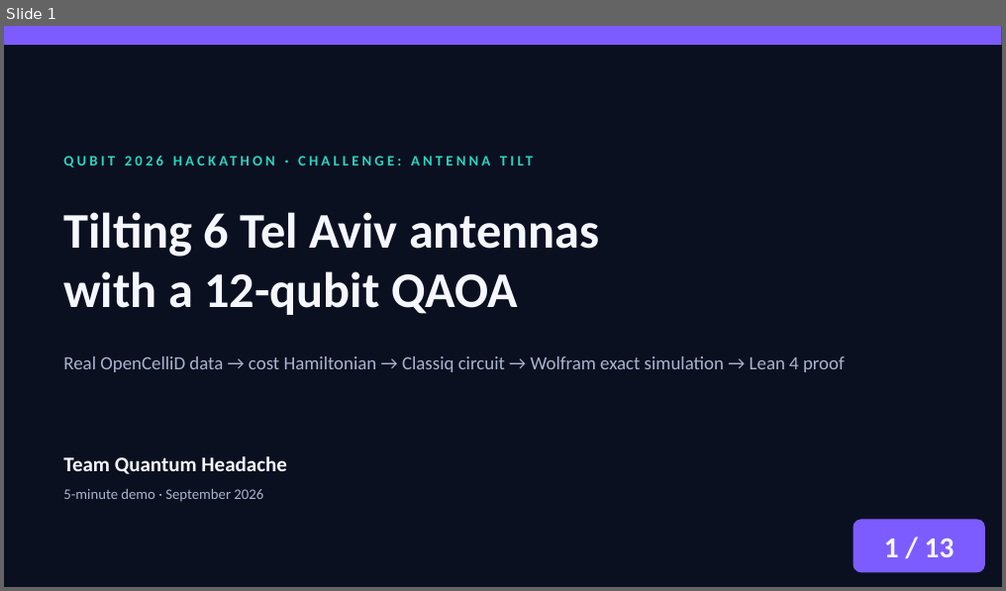
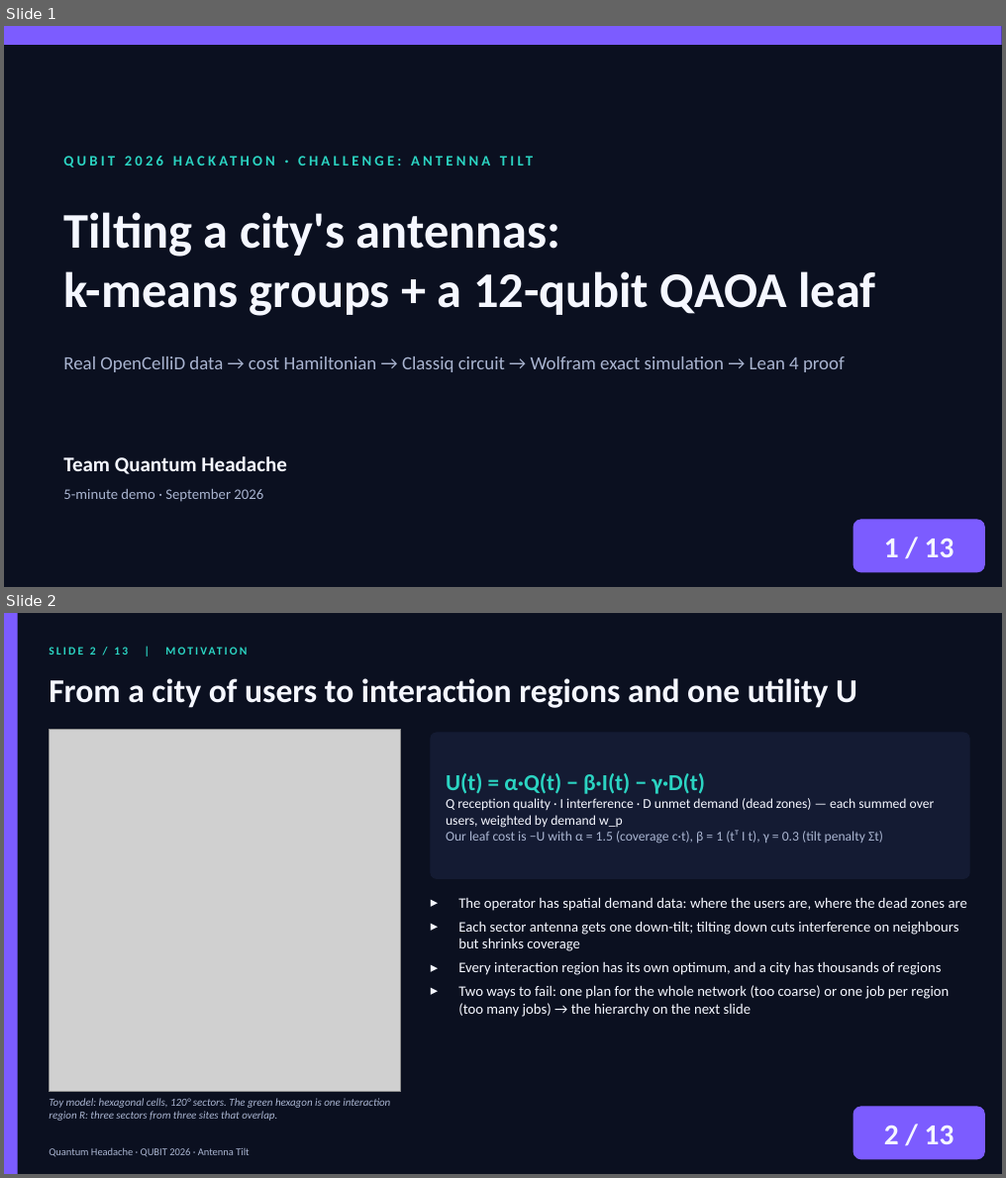
Before and after one commit to zuwasi/quantum-headache-antenna-tilt, a slide deck: presentation/QuantumHeadache_AntennaTilt.pptx. Shown one above the other, each under a label of ours: slide 1 before the commit, slides 1 and 2 after it. The pictures are 1006x591 and 1006x1178 pixels, drawn with LibreOffice and Linux fonts; fonts in the diff are those of the drawing; grey boxes stand for pictures. Boxes give left, top, right and bottom in pixels: in the first picture for what was removed or moved away, otherwise in the second. Text is boxed around its words. In the diff, an @@ line names an element or a change of style, - is before the commit and + after.

```diff
--- a/presentation/QuantumHeadache_AntennaTilt.pptx
+++ b/presentation/QuantumHeadache_AntennaTilt.pptx
@@ slide 2 added at [4, 613, 1002, 1174], background #0B1020 @@
@@ rectangle added at [4, 613, 18, 1174], fill #7C5CFF @@
@@ text added at [49, 647, 128, 655], 11 pt, text #2BD4C2, bold @@
+SLIDE 2 / 13 | MOTIVATION
@@ text added at [49, 678, 857, 708], 32 pt, text #F5F7FF, bold @@
+From a city of users to interaction regions and one utility U
@@ picture added at [49, 729, 401, 1092] @@
@@ rounded rectangle added at [431, 733, 969, 878], fill #141B33, outline #141B33 1 pt @@
@@ text added at [446, 773, 935, 844], 13 pt, text #F5F7FF @@
+U(t) = α·Q(t) − β·I(t) − γ·D(t)
+Q reception quality · I interference · D unmet demand (dead zones) — each summed over users, weighted by demand w_p
+Our leaf cost is −U with α = 1.5 (coverage c·t), β = 1 (tᵀ I t), γ = 0.3 (tilt penalty Σt)
@@ text added at [458, 897, 967, 1017], 14 pt, text #F5F7FF @@
+▸ The operator has spatial demand data: where the users are, where the dead zones are
+▸ Each sector antenna gets one down-tilt; tilting down cuts interference on neighbours but shrinks coverage
+▸ Every interaction region has its own optimum, and a city has thousands of regions
+▸ Two ways to fail: one plan for the whole network (too coarse) or one job per region (too many jobs) → the hierarchy on the next slide
@@ text added at [49, 1098, 390, 1121], 10.5 pt, text #A9B4D0, italic @@
+Toy model: hexagonal cells, 120° sectors. The green hexagon is one interaction region R: three sectors from three sites that overlap.
@@ rounded rectangle added at [853, 1107, 985, 1159], fill #7C5CFF, outline #7C5CFF 1 pt @@
@@ text added at [884, 1126, 954, 1145], 28 pt, text #F5F7FF, bold @@
+2 / 13
@@ text added at [49, 1149, 249, 1157], 10 pt, text #A9B4D0 @@
+Quantum Headache · QUBIT 2026 · Antenna Tilt
@@ slide 1 changed as well @@
@@ text at [63, 212, 875, 316]: text changed @@
-Tilting 6 Tel Aviv antennas
-with a 12-qubit QAOA
+Tilting a city's antennas:
+k-means groups + a 12-qubit QAOA leaf
```
Also in this commit, not shown: 8 other slides changed, 3 other slides added, 4 slides removed, 9 other files.
